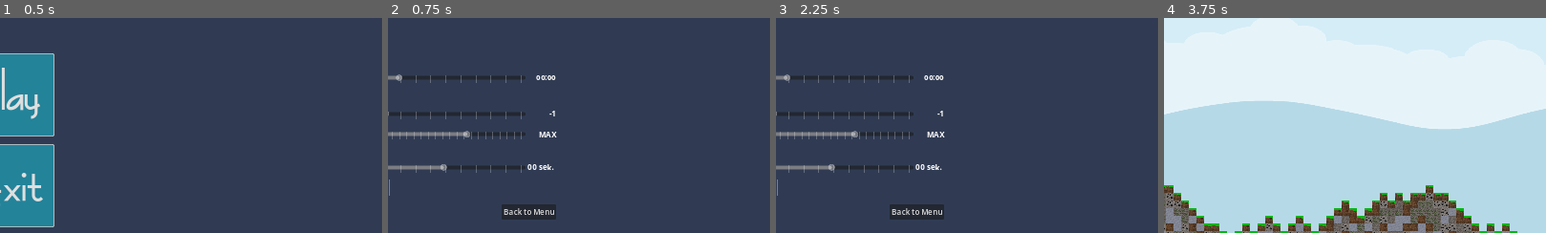
Above: before the commit, frames 1-4 (left to right).
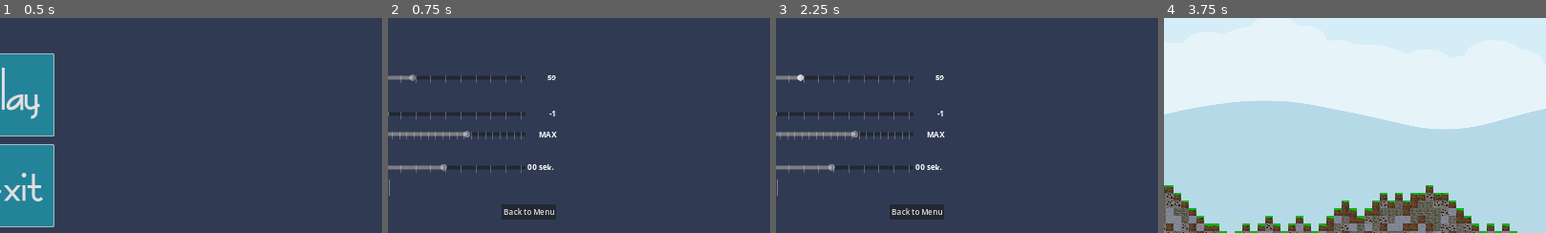
Above: after the commit, the same moments.

Repository: Coding-4Fun/Just4Fun_Mini_Shootergame
Game: Godot game, scene res://UI/MainMenuUI/MainMenuUI.tscn
Same seed, same stepped clock (60 frames per second), same inputs: the game is played once before the commit and once after it.
Inputs:
- Up to frame 1 (0.5 s): no input
- Up to frame 2 (0.75 s): click "Play" at 0.5 s
- Up to frame 3 (2.25 s): click "Max Negative Score" at 1.25 s; click "Max Play Time" at 2 s
- Up to frame 4 (3.75 s): click "Max Play Time" at 2.75 s; click "Start Game" at 3.5 s
The pictures show only the part of the screen within x 50-100%, y 22-72%; the shares and areas given below are measured in that part.

Frame 1 is identical in both runs. In frame 2, 0.2% of the frame differs, in the area x 2-44%, y 26-30%; in frame 3, 0.2%; in frame 4, nothing differs.

Commit message:
Chg: UI Signal connect per code ===: MaxGameTime Add: Script for UI Signals

Diff:
--- a/UI/GameSettingsDialog/GameSettings.tscn
+++ b/UI/GameSettingsDialog/GameSettings.tscn
@@ -1,7 +1,8 @@
-[gd_scene load_steps=4 format=3 uid="uid://bdg32fb7rseev"]
+[gd_scene load_steps=5 format=3 uid="uid://bdg32fb7rseev"]
 
 [ext_resource type="Script" path="res://UI/GameSettingsDialog/game_settings.gd" id="1_efcby"]
 [ext_resource type="Script" path="res://UI/Settings/MaxShotSettings.gd" id="2_jw5od"]
+[ext_resource type="Script" path="res://UI/Settings/MaxGameTimeSettings.gd" id="2_nvwev"]
 [ext_resource type="Script" path="res://UI/Settings/dummytimersettings.gd" id="3_nubox"]
 
 [node name="GameSettings" type="Control"]
@@ -60,6 +61,7 @@
 
 [node name="hBoxContainerMaxGameTimer" type="HBoxContainer" parent="centerContainer/vBoxContainer/vBoxGamePlayConditions"]
 layout_mode = 2
+script = ExtResource("2_nvwev")
 
 [node name="cButtSwitchMaxGameTime" type="CheckButton" parent="centerContainer/vBoxContainer/vBoxGamePlayConditions/hBoxContainerMaxGameTimer"]
 custom_minimum_size = Vector2(205, 0)
@@ -133,27 +135,23 @@
 text = "123456"
 horizontal_alignment = 2
 
-[node name="vBoxContainerScore" type="VBoxContainer" parent="centerContainer/vBoxContainer"]
-layout_mode = 2
-size_flags_horizontal = 3
-
-[node name="hBoxContainerMaxScore" type="HBoxContainer" parent="centerContainer/vBoxContainer/vBoxContainerScore"]
-layout_mode = 2
-
-[node name="cButtSwitchMaxScore" type="CheckButton" parent="centerContainer/vBoxContainer/vBoxContainerScore/hBoxContainerMaxScore"]
+[node name="hBoxContainerMaxScore" type="HBoxContainer" parent="centerContainer/vBoxContainer"]
+layout_mode = 2
+
+[node name="cButtSwitchMaxScore" type="CheckButton" parent="centerContainer/vBoxContainer/hBoxContainerMaxScore"]
 custom_minimum_size = Vector2(205, 0)
 layout_mode = 2
 size_flags_horizontal = 3
 text = "Max Negative Score"
 
-[node name="label" type="Label" parent="centerContainer/vBoxContainer/vBoxContainerScore/hBoxContainerMaxScore"]
+[node name="label" type="Label" parent="centerContainer/vBoxContainer/hBoxContainerMaxScore"]
 custom_minimum_size = Vector2(120, 0)
 layout_mode = 2
 size_flags_horizontal = 8
 size_flags_vertical = 5
 text = "Max/Min Score"
 
-[node name="MaxScoreSlider" type="HSlider" parent="centerContainer/vBoxContainer/vBoxContainerScore/hBoxContainerMaxScore"]
+[node name="MaxScoreSlider" type="HSlider" parent="centerContainer/vBoxContainer/hBoxContainerMaxScore"]
 custom_minimum_size = Vector2(300, 0)
 layout_mode = 2
 size_flags_vertical = 5
@@ -166,7 +164,7 @@
 tick_count = 20
 ticks_on_borders = true
 
-[node name="labelMaxScore" type="Label" parent="centerContainer/vBoxContainer/vBoxContainerScore/hBoxContainerMaxScore"]
+[node name="labelMaxScore" type="Label" parent="centerContainer/vBoxContainer/hBoxContainerMaxScore"]
 custom_minimum_size = Vector2(60, 0)
 layout_mode = 2
 text = "MAX"
--- a/UI/Settings/MaxGameTimeSettings.gd
+++ b/UI/Settings/MaxGameTimeSettings.gd
@@ -1,8 +1,8 @@
 extends Control
 
 @onready var MaxGameTimeLabel = $labelMaxGameTime
-@onready var MaxGameTimeSlider = $MaxGameTimeSlider
-@onready var MaxGameTimeSwitch = $cButtSwitchMaxGameTime
+@onready var MaxGameTimeSlider : HSlider = $MaxGameTimeSlider
+@onready var MaxGameTimeSwitch : CheckButton = $cButtSwitchMaxGameTime
 
 func _ready():
 	MaxGameTimeLabel.text = str(MaxGameTimeSlider.value)
@@ -12,6 +12,25 @@
 	# $"labelGameTime"
 	if Config.config_data["Game"]["Condition"]["MaxGameTimeEnabled"] == true:
 		GSM.GameTimer.start()
+
+	MaxGameTimeSwitch.toggled.connect(_on_c_butt_switch_max_game_time_toggled)
+	MaxGameTimeSlider.drag_ended.connect(_on_max_game_time_slider_drag_ended)
+
+
+func _on_c_butt_switch_max_game_time_toggled(toggled_on: bool) -> void:
+	MaxGameTimeSlider.editable = toggled_on
+
+	Config.ConfigValueChanged.emit("TimerEnabled", toggled_on, "Game", "DummyTarget")
+	pass # Replace with function body.
+
+
+func _on_max_game_time_slider_drag_ended(value_changed: bool) -> void:
+	if value_changed:
+		var value = MaxGameTimeSlider.value
+		var minsek:String = "%02.0f:%02.0f" % [floor(value/60),int(value) % 60]
+		MaxGameTimeLabel.text = str(minsek)
+		Config.ConfigValueChanged.emit("TimerCountdown", value, "Game", "DummyTarget")
+
 
 func _on_MaxTimeSlider_value_changed(value):
 #	Umrechnen von Sekunden zur Minuten Anzeige
